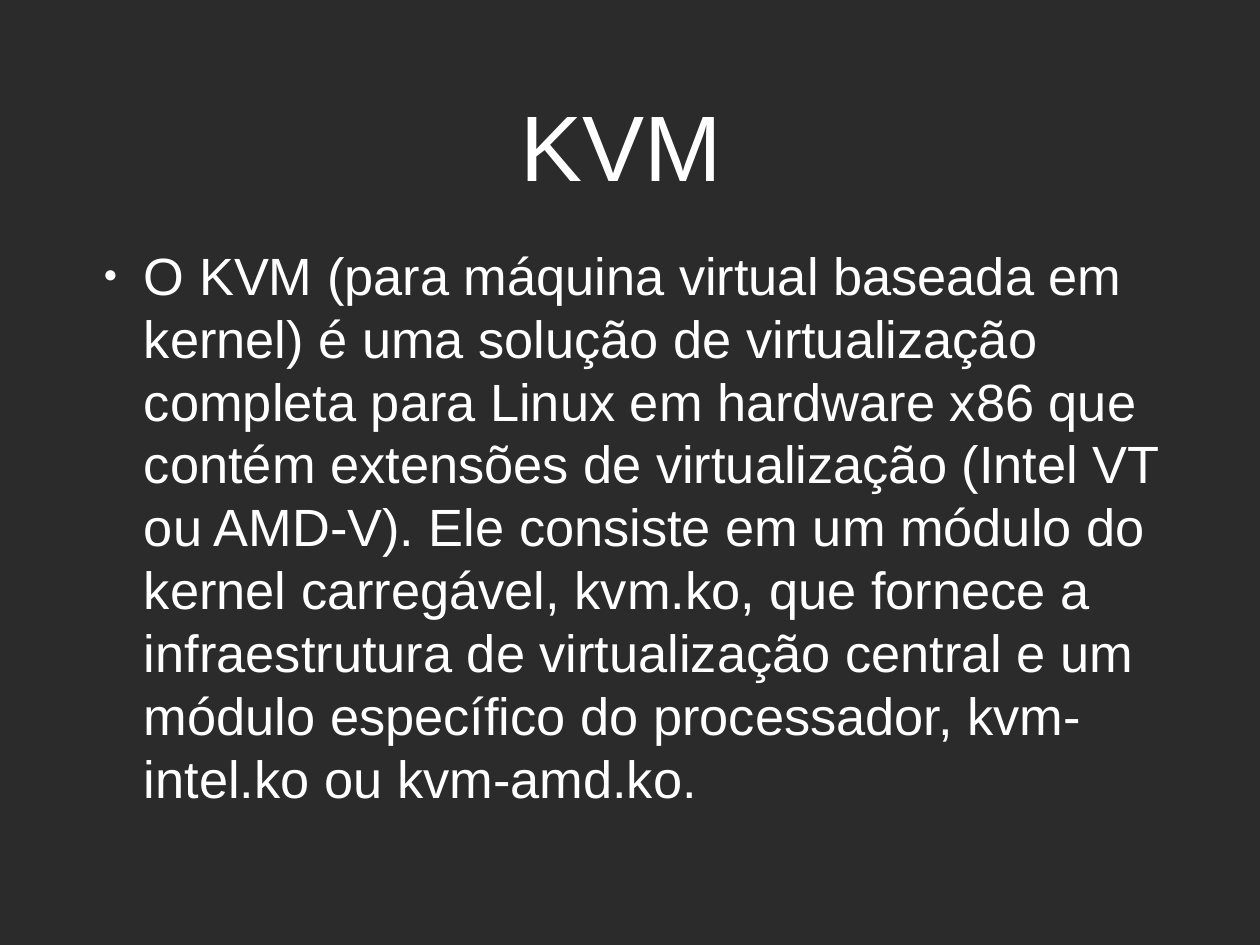
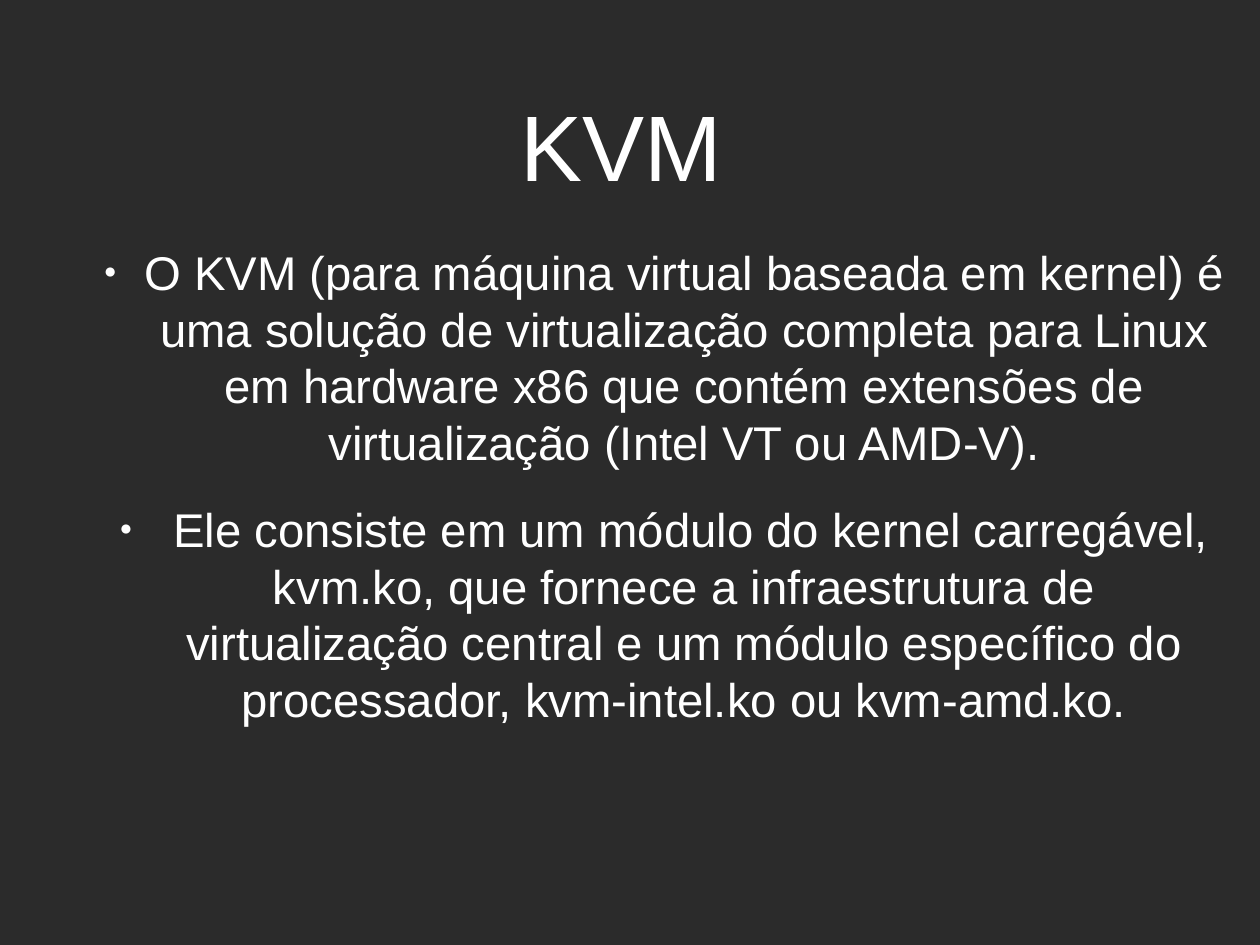
Before and after one commit to matholiveira91/3poticon, a slide deck: slide 6 of proxmoxve.odp. Drawn at 1260x945 pixels with LibreOffice and Linux fonts; fonts in the diff are those of the drawing; background and template pictures are left out; a plain dark background stands for a picture behind light text. Boxes give left, top, right and bottom in pixels: in the first picture for what was removed or moved away, otherwise in the second. Text is boxed around its words. In the diff, an @@ line names an element or a change of style, - is before the commit and + after.

```diff
--- a/proxmoxve.odp
+++ b/proxmoxve.odp
@@ text at bbox=[144, 255, 1223, 727]: text changed; size 33 to 29.8 pt @@
-● O KVM (para máquina virtual baseada em kernel) é uma solução de virtualização completa para Linux em hardware x86 que contém extensões de virtualização (Intel VT ou AMD-V). Ele consiste em um módulo do kernel carregável, kvm.ko, que fornece a infraestrutura de virtualização central e um módulo específico do processador, kvm-intel.ko ou kvm-amd.ko.
+● O KVM (para máquina virtual baseada em kernel) é uma solução de virtualização completa para Linux em hardware x86 que contém extensões de virtualização (Intel VT ou AMD-V).
+● Ele consiste em um módulo do kernel carregável, kvm.ko, que fornece a infraestrutura de virtualização central e um módulo específico do processador, kvm-intel.ko ou kvm-amd.ko.
```
Also in this commit, not shown: 7 other slides changed, 2 slides added, 1 slide removed, 3 other files.
